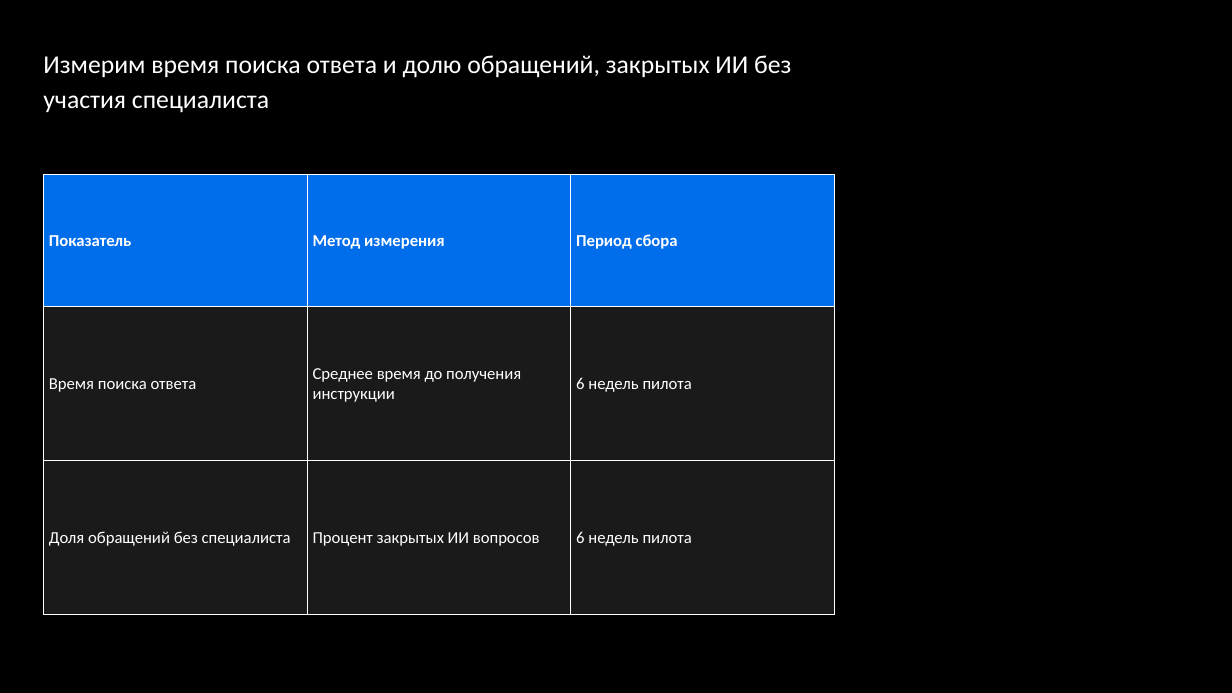
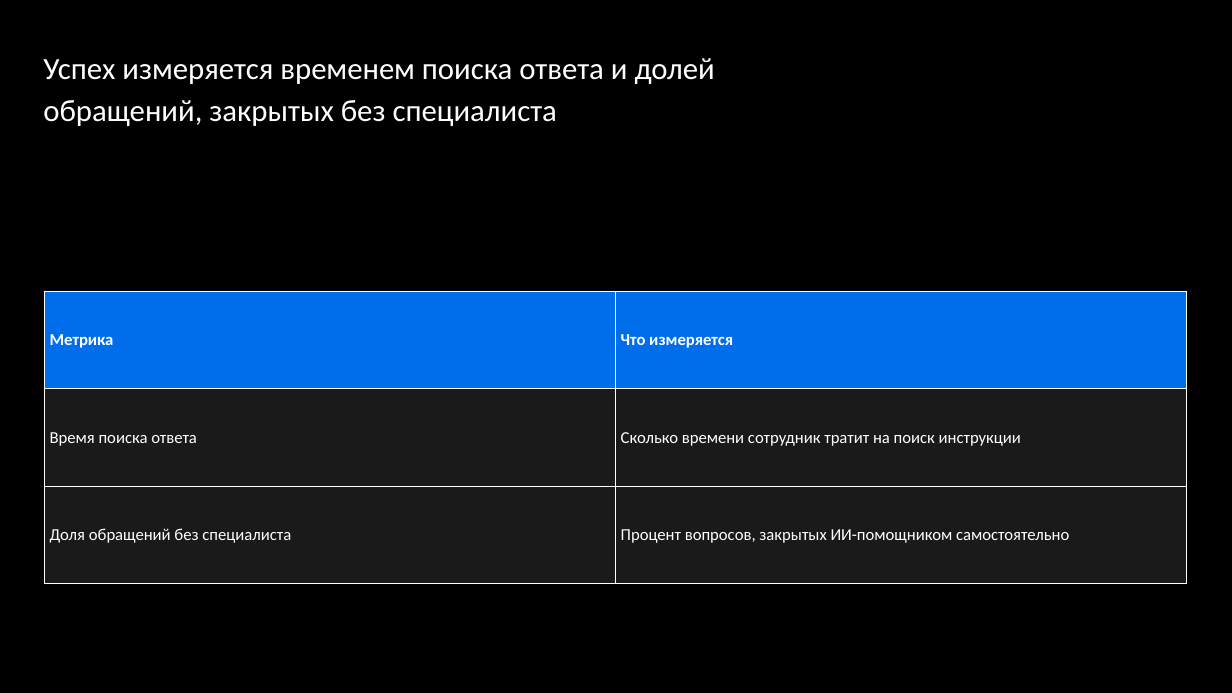
Before and after one commit to temurysega/lct_vk, a slide deck: slide 9 of deliverables/vk-workspace-columns.pptx. Drawn at 1232x693 pixels with LibreOffice and Linux fonts; fonts in the diff are those of the drawing; background and template pictures are left out. Boxes give left, top, right and bottom in pixels: in the first picture for what was removed or moved away, otherwise in the second. Text is boxed around its words. In the diff, an @@ line names an element or a change of style, - is before the commit and + after.

```diff
--- a/deliverables/vk-workspace-columns.pptx
+++ b/deliverables/vk-workspace-columns.pptx
@@ title at (43,58,715,126): text changed; size 20 to 24 pt @@
-Измерим время поиска ответа и долю обращений, закрытых ИИ без участия специалиста
+Успех измеряется временем поиска ответа и долей обращений, закрытых без специалиста
@@ table at (44,291,1187,583) @@
-column 1: Показатель | Время поиска ответа | Доля обращений без специалиста
-column 2: Метод измерения | Среднее время до получения инструкции | Процент закрытых ИИ вопросов
-column 3: Период сбора | 6 недель пилота | 6 недель пилота
+column 1: Метрика | Время поиска ответа | Доля обращений без специалиста
+column 2: Что измеряется | Сколько времени сотрудник тратит на поиск инструкции | Процент вопросов, закрытых ИИ-помощником самостоятельно
@@ table: place and size @@
-table at (43,175,834,615)
+table at (44,291,1187,583)
```
Also in this commit, not shown: 3 other slides changed, 6 slides added, 8 slides removed, 30 other files.
